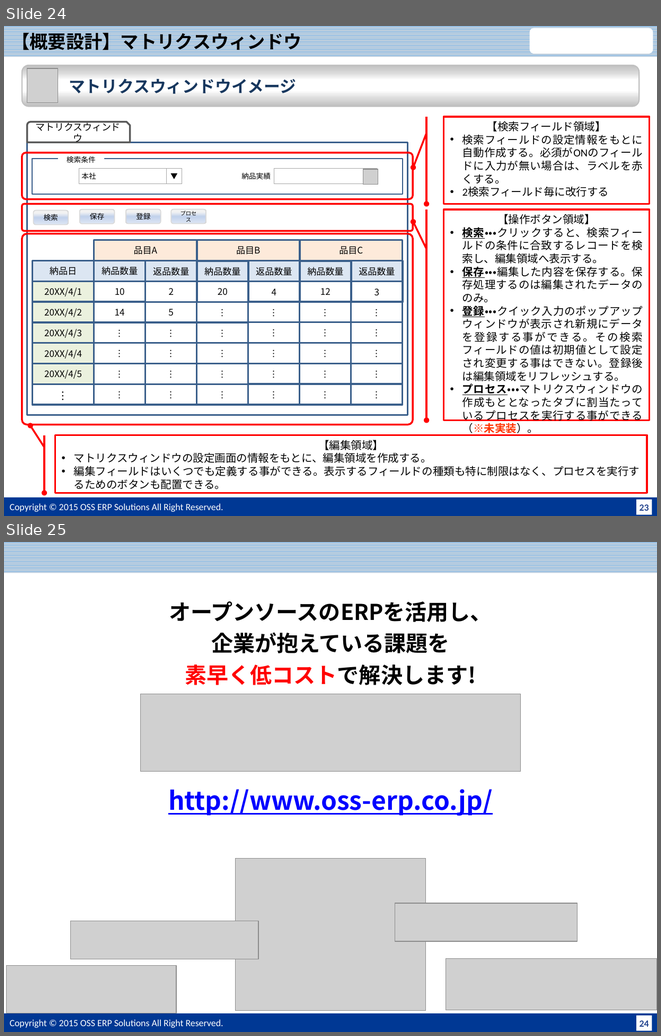
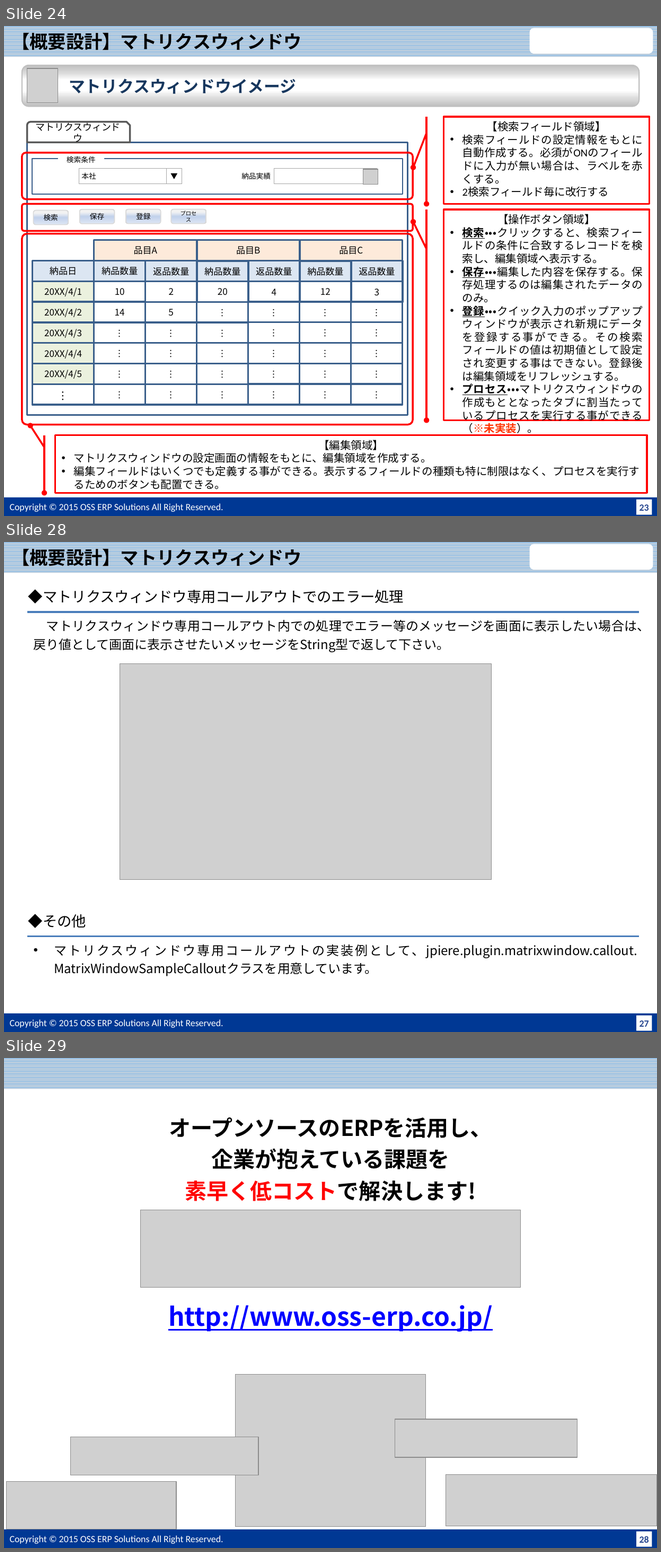
Before and after one commit to JPiere/jpiere.plugin.webui.matrixwindow, a slide deck: Doc/JPIERE-0098_MatrixWindow.pptx. Shown one above the other, each under a label of ours: slides 24 and 25 before the commit, slides 24, 28 and 29 after it; the slides between them are not shown. The pictures are 661x1036 and 661x1552 pixels, drawn with LibreOffice and Linux fonts; fonts in the diff are those of the drawing; grey boxes stand for pictures; background and template pictures are left out. Boxes give left, top, right and bottom in pixels: in the first picture for what was removed or moved away, otherwise in the second. Text is boxed around its words. In the diff, an @@ line names an element or a change of style, - is before the commit and + after.

```diff
--- a/Doc/JPIERE-0098_MatrixWindow.pptx
+++ b/Doc/JPIERE-0098_MatrixWindow.pptx
@@ slide 28 added at <box>4,542,657,1032</box>, background #FFFFFF; not listed: 5 template elements that a slide beside it also shows @@
@@ title added at <box>11,547,301,569</box>, 20 pt, text #000000, bold @@
+【概要設計】マトリクスウィンドウ
@@ text added at <box>28,589,404,603</box>, 16 pt, text #000000 @@
+◆マトリクスウィンドウ専用コールアウトでのエラー処理
@@ line added from (27, 612) to (639, 612), #4B7EBC 2 pt @@
@@ text added at <box>34,620,650,652</box>, 14 pt, text #000000 @@
+マトリクスウィンドウ専用コールアウト内での処理でエラー等のメッセージを画面に表示したい場合は、戻り値として画面に表示させたいメッセージをString型で返して下さい。
@@ picture added at <box>120,663,491,880</box> @@
@@ text added at <box>28,914,86,928</box>, 16 pt, text #000000 @@
+◆その他
@@ line added from (27, 936) to (639, 936), #4B7EBC 2 pt @@
@@ text added at <box>54,944,638,976</box>, 14 pt, text #000000 @@
+• マトリクスウィンドウ専用コールアウトの実装例として、jpiere.plugin.matrixwindow.callout. MatrixWindowSampleCalloutクラスを用意しています。
@@ what was slide 25 is now slide 29 @@
@@ page number at <box>639,1536,649,1542</box>: text changed @@
-24
+28
```
Also in this commit, not shown: 3 other slides added.
